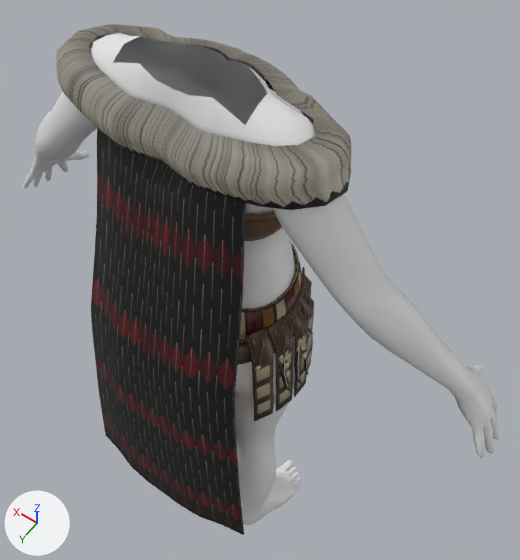
One commit to the Blender file source/reach_hide_f_v01.blend: the scene before it, then after it.
Camera for both pictures: a 50 mm camera at (-53.2, 59.3, 191.4) aimed at (-1.3, -13.4, 77.2). The axes (+X, +Y, +Z) are drawn at lower left. The lights are the same throughout. The picture after the commit comes second.

Objects in the first picture: 'ek2lc_f_reach_armour_01', 'ek2lc_f_reach_band_01', 'ek2lc_f_reach_king_01', 'ek2lc_f_reach_mantle_01', 'female_body' and 3 more.
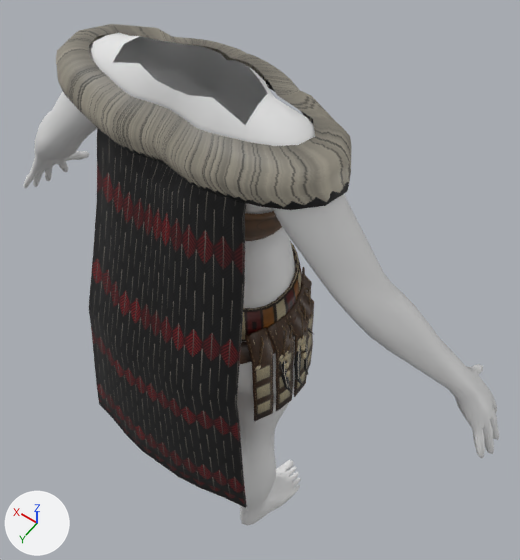
The newer file adds a shape key; the second version is drawn at full value of the shape key 'khadigi' of 'ek2lc_f_reach_mantle_01', and the change is written as the vertex moves it makes.

Pixel boxes [x1, y1, x2, y2] of what changed, in the pictures (520 x 560 px; the box of a moved part takes in the faces that stretch with it):
'ek2lc_f_reach_mantle_01', reshaped
    before: [56, 24, 352, 535]
    after: [56, 24, 352, 508]
part 1 of me_ek2lc_f_reach_mantle_01shape, moved or reshaped
    before: [91, 164, 244, 535]
    after: [89, 164, 247, 508]

What changed in the scene script:
```text
Change me_ek2lc_f_reach_mantle_01shape:
    used by ob_ek2lc_f_reach_mantle_01; location = (0.0, 0.0, 0.0)
    remove me_ek2lc_f_reach_mantle_01shape.from_pydata(...)  # 678 vertices, 628 faces; spans x -24.1..24.1, y -13.3..21.7, z 36.2..132.0
    add me_ek2lc_f_reach_mantle_01shape.from_pydata(...)  # 678 vertices, 628 faces; spans x -24.1..24.1, y -13.3..20.5, z 49.4..132.0
    me_ek2lc_f_reach_mantle_01shape part 1: 216 of 678 vertices moved; they spanned x -20.0..20.0, y 8.0..21.7, z 36.2..113.7 and now span x -20.0..20.0, y 7.7..20.5, z 49.4..114.8; mean shift (0.0, -1.0, 7.2); largest move (10.0, 21.2, 36.2) -> (10.0, 19.8, 49.4)
    other edits to the shape of me_ek2lc_f_reach_mantle_01shape do not show in these pictures
```
